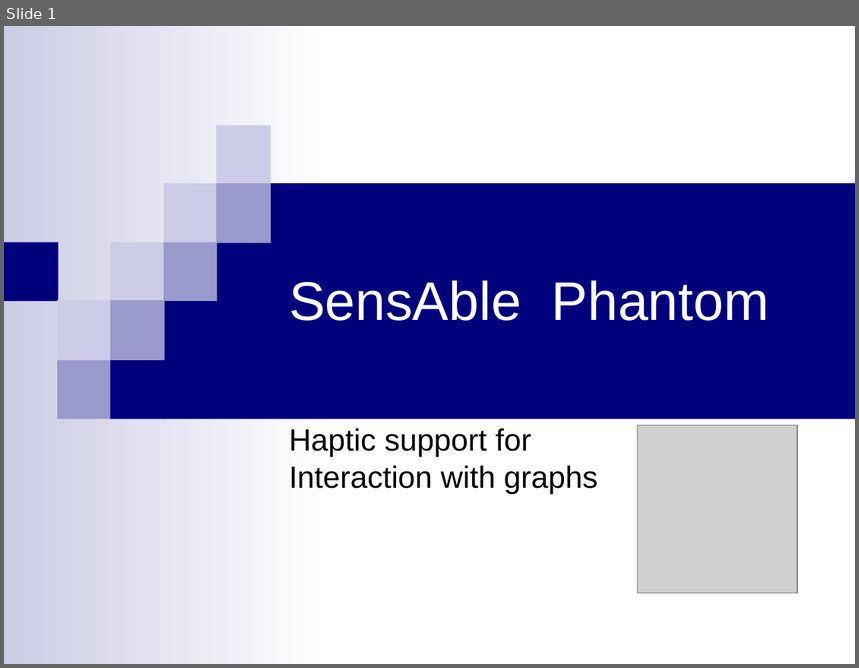
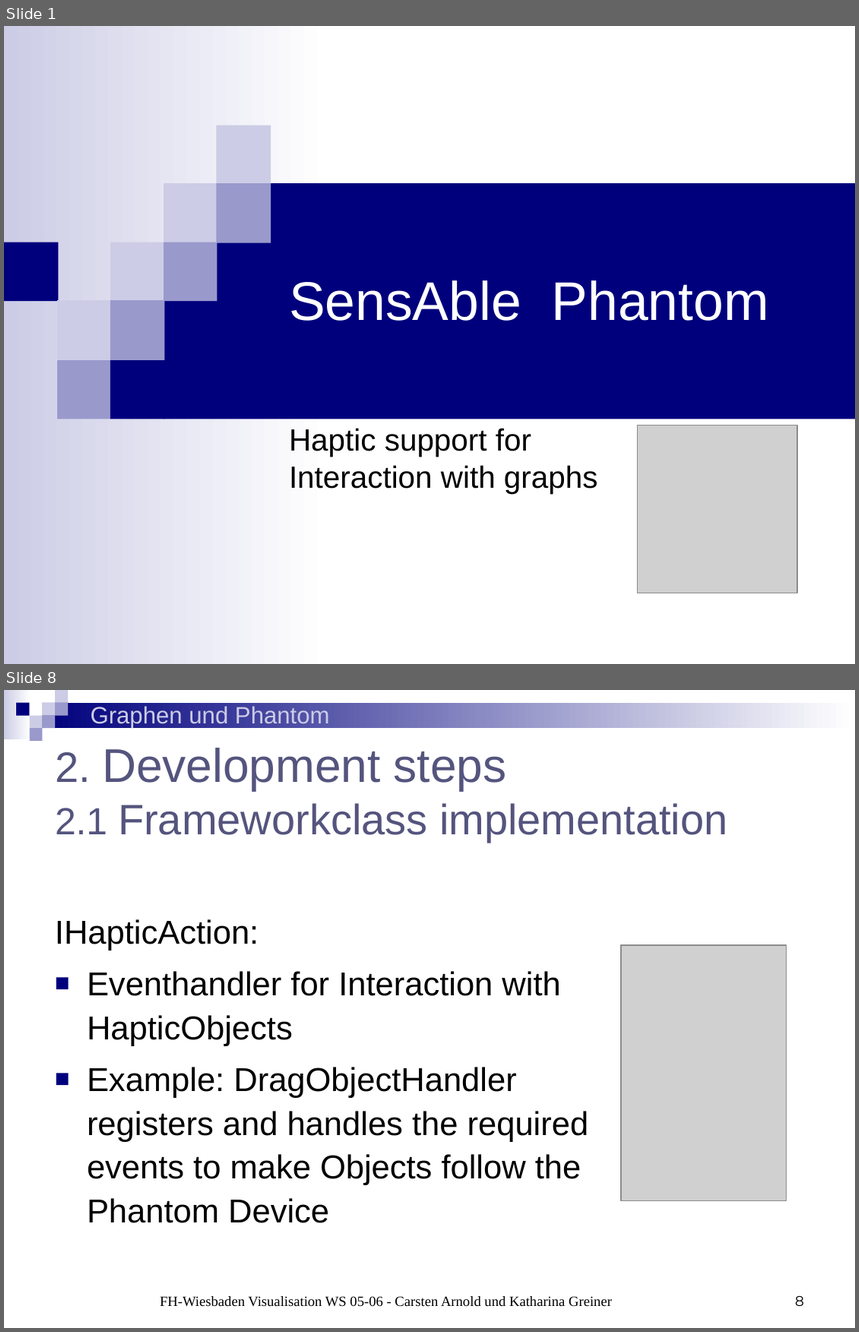
Before and after one commit to BackupTheBerlios/phantom-graphs-svn, a slide deck: trunk/Präsentationen/Präsentation3.ppt. Shown one above the other, each under a label of ours: slide 1 before the commit, slides 1 and 8 after it; the slides between them are not shown. The pictures are 859x668 and 859x1332 pixels, drawn with LibreOffice and Linux fonts; fonts in the diff are those of the drawing; grey boxes stand for pictures. Boxes give left, top, right and bottom in pixels: in the first picture for what was removed or moved away, otherwise in the second. Text is boxed around its words. In the diff, an @@ line names an element or a change of style, - is before the commit and + after.

```diff
--- a/trunk/Präsentationen/Präsentation3.ppt
+++ b/trunk/Präsentationen/Präsentation3.ppt
@@ slide 8 added at box(4, 690, 855, 1328), background #FFFFFF @@
@@ text added at box(91, 706, 330, 728), 20 pt, text #CCCCE6 @@
+Graphen und Phantom
@@ group added at box(4, 690, 855, 741): 9 rectangles @@
@@ title added at box(55, 748, 728, 842), 36 pt, text #54547E @@
+2. Development steps
+2.1 Frameworkclass implementation
@@ text added at box(55, 920, 589, 1224), 28 pt, text #000000 @@
+IHapticAction:
+■ Eventhandler for Interaction with HapticObjects
+■ Example: DragObjectHandler registers and handles the required events to make Objects follow the Phantom Device
@@ picture added at box(621, 945, 786, 1201) @@
@@ text added at box(160, 1296, 612, 1307), 12 pt, text #000000 @@
+FH-Wiesbaden Visualisation WS 05-06 - Carsten Arnold und Katharina Greiner
@@ page number added at box(795, 1296, 804, 1306), 12 pt, text #000000 @@
+8
```
Also in this commit, not shown: 12 slides changed, 4 other slides added, 1 slide removed.
